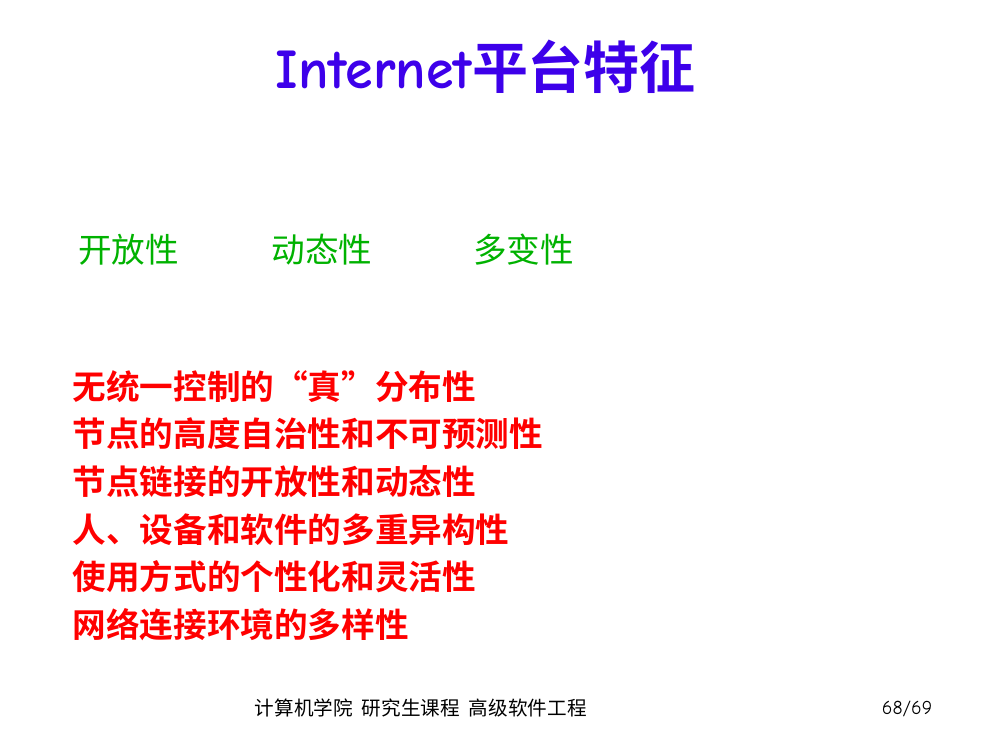
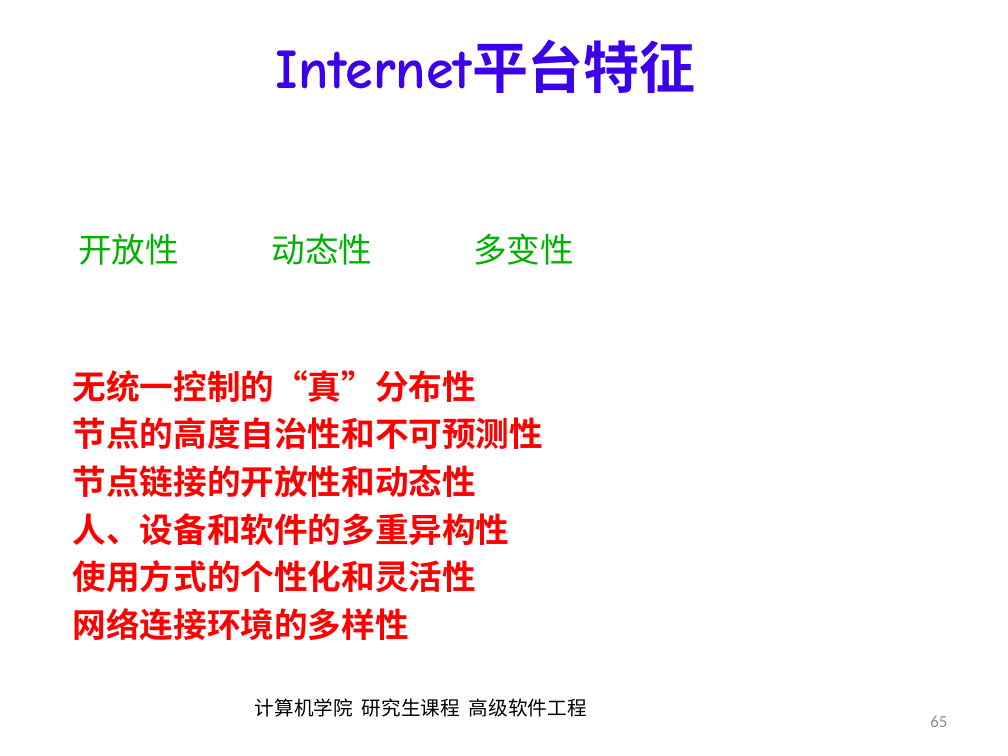
Before and after one commit to lihongweimail/lihongweimail.github.io, a slide deck: slide 65 of resources/coursePPT/AdvanceSoftwareEngineering/1-软件工程概述.pptx (slide 68 before the commit). Drawn at 1008x756 pixels with LibreOffice and Linux fonts; fonts in the diff are those of the drawing; background and template pictures are left out. Boxes give left, top, right and bottom in pixels: in the first picture for what was removed or moved away, otherwise in the second. Text is boxed around its words. In the diff, an @@ line names an element or a change of style, - is before the commit and + after.

```diff
--- a/resources/coursePPT/AdvanceSoftwareEngineering/1-软件工程概述.pptx
+++ b/resources/coursePPT/AdvanceSoftwareEngineering/1-软件工程概述.pptx
@@ text removed at (x1=882, y1=700, x2=932, y2=717) @@
-68/69
@@ page number added at (x1=930, y1=716, x2=947, y2=727), 12 pt, text #8C8C8C @@
+65
```
Also in this commit, not shown: 69 other slides changed, 2 slides added, 4 slides removed, 11 other files.
